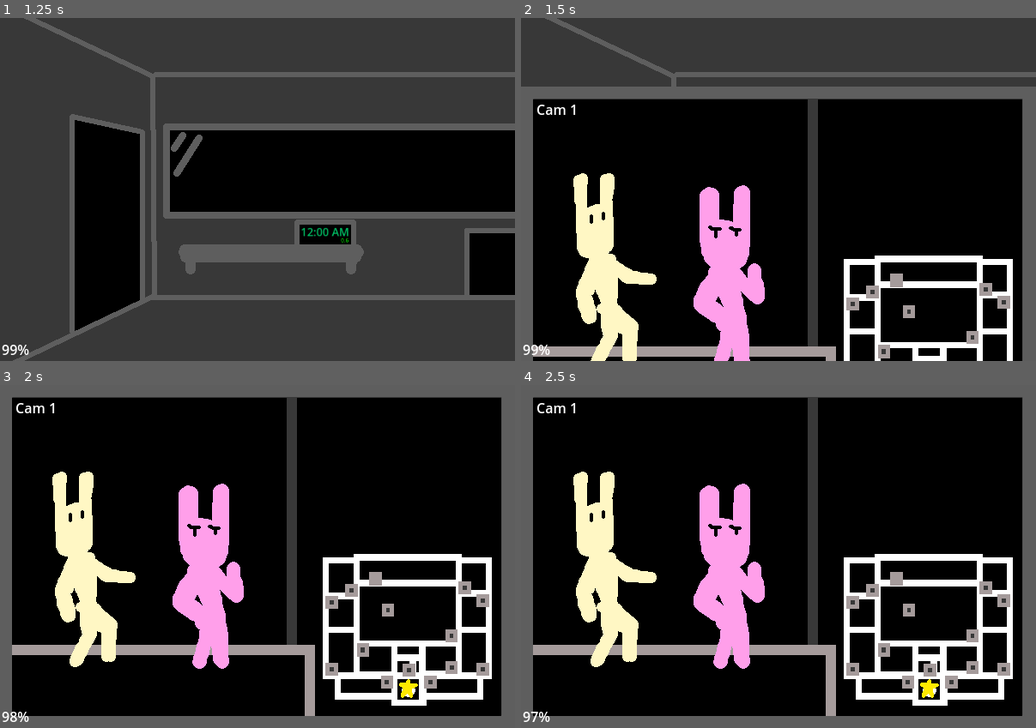
Above: before the commit, frames 1-4 (two rows, left to right).
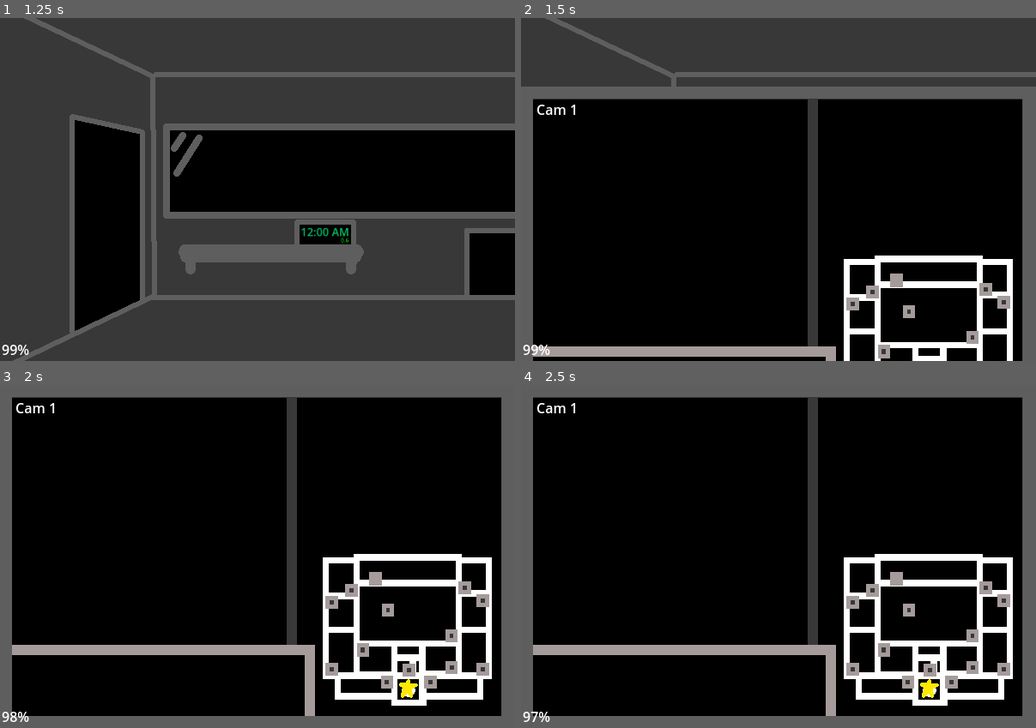
Above: after the commit, the same moments.

Repository: noahpace124/FNAFR
Game: Godot game, scene res://scenes/title.tscn
The game is run twice, just before and just after one commit, with the same random seed, the same clock (stepped at 60 frames per second) and the same inputs.
Inputs (mouse positions are in pixels of both pictures, inside the frame that each line leads up to):
- Up to frame 1 (1.25 s): click "Start" at 0.5 s
- Up to frame 2 (1.5 s): tap Enter at 1.25 s; move the mouse to (582, 189) at 1.27 s; hold D (RightDoor) from 1.28 s (still down); tap S (Cameras) at 1.35 s; click (582, 189) at 1.42 s
- Up to frame 3 (2 s): keep holding D (RightDoor)
- Up to frame 4 (2.5 s): move the mouse to (974, 556) at 2.02 s; release D (RightDoor) at 2.03 s; hold A (LeftDoor) from 2.03 s (still down); tap W (Vent) at 2.1 s; click (974, 556) at 2.17 s

Frame 1 is identical in both runs. In frame 2, 8.1% of the frame differs, in the area x 10-48%, y 45-100%; in frame 3, 8.3%, in the area x 10-48%, y 25-83%; in frame 4, 8.3%.

Commit message:
Fixed Giggly bug.

Diff:
--- a/scripts/enemyai.gd
+++ b/scripts/enemyai.gd
@@ -80,11 +80,9 @@
 
 func MoveCheck() -> void:
 	for enemy in enemies:
-		if enemy["Name"] in ["Sneaky", "Giggly"]:
+		if enemy["Name"] in ["Sneaky"]:
 			if enemy["Name"] == "Sneaky":
 				SneakyMove()
-			if enemy["Name"] == "Giggly":
-				GigglyMove()
 		else:
 			enemy["Wait"] += 0.1
 			if enemy["Wait"] >= enemy["Act"]:
@@ -95,6 +93,8 @@
 						SpringyMove()
 					elif enemy["Name"] == "Lovely":
 						LovelyMove()
+					elif enemy["Name"] == "Giggly":
+						GigglyMove()
 					elif enemy["Name"] == "Sleepy":
 						SleepyMove()
 				enemy["Wait"] = 0.0
@@ -366,39 +366,34 @@
 
 func GigglyMove():
 	var Giggly = GetEnemyByName("Giggly")
-	Giggly["Wait"] += 0.1
-	if Giggly["Wait"] >= Giggly["Act"]:
-		print("Giggly gets Impatient")
-		var num = rng.randi_range(1, 20)
-		if num <= Giggly["AI"]:
-			num = rng.randi_range(1, 5) #1/5
-			if num == 1:
-				print("Giggly Attacks")
-				Giggly["Attack"] = true
-				while Giggly["Attacking"]:
-					Giggly["Wait"] = 0.0
-					await get_tree().create_timer(0.1).timeout
-			else:
-				if Giggly["Side"] == "Right":
-					print("Giggly moves to Left Door")
-					Giggly["Side"] = "Left"
-					Giggly["Location"] = -1
-					Giggly["Move"] = true
-				else:
-					print("Giggly moves to Right Door")
-					Giggly["Side"] = "Right"
-					Giggly["Location"] = -1
-					Giggly["Move"] = true
-				while Giggly["Move"]:
-					Giggly["Wait"] = 0.0
-					await get_tree().create_timer(0.1).timeout
-		else:
+	var num = rng.randi_range(1, 5) #1/5
+	if num == 1:
+		print("Giggly Attacks")
+		Giggly["Attack"] = true
+		while Giggly["Attack"] or Giggly["Attacking"]:
 			Giggly["Wait"] = 0.0
+			await get_tree().create_timer(0.1).timeout
+	else:
+		if Giggly["Side"] == "Right":
+			print("Giggly moves to Left Door")
+			Giggly["Side"] = "Left"
+			Giggly["Location"] = -1
+			Giggly["Move"] = true
+			while Giggly["Move"]:
+				Giggly["Wait"] = 0.0
+				await get_tree().create_timer(0.1).timeout
+		else:
+			print("Giggly moves to Right Door")
+			Giggly["Side"] = "Right"
+			Giggly["Location"] = -1
+			Giggly["Move"] = true
+		while Giggly["Move"]:
+			Giggly["Wait"] = 0.0
+			await get_tree().create_timer(0.1).timeout
 
 func SleepyMove():
 	var Sleepy = GetEnemyByName("Sleepy")
 	while Sleepy["Location"] == -1:
-		print("Sleepy gets Impatient")
 		if Global.CamerasUp:
 			var cam = rng.randi_range(0, 14)
 			if Global.CameraView != cam:
--- a/scripts/global.gd
+++ b/scripts/global.gd
@@ -7,7 +7,7 @@
 
 var SPEED_CHANGE = 4
 
-var Hour = 22.0
+var Hour = 25.0
 
 var DoorLeftClosed = false
 var DoorRightClosed = false
--- a/scripts/night.gd
+++ b/scripts/night.gd
@@ -176,44 +176,44 @@
 				EnemyAI.Sleepy["Location"] = 18
 		#Giggly
 		if EnemyAI.Giggly["Attack"] and !EnemyAI.Giggly["Attacking"]:
+			EnemyAI.Giggly["Attacking"] = true
 			EnemyAI.Giggly["Attack"] = false
-			EnemyAI.Giggly["Attacking"] = true
 			var previous_location = EnemyAI.Giggly["Location"]
 			EnemyAI.Giggly["Location"] = -1
 			EnemySFX.stream = preload("res://assets/audio/GigglyAlert.wav")
 			EnemySFX.play()
-			await get_tree().create_timer(4.0).timeout
+			await get_tree().create_timer(5.0).timeout
 			if EnemyAI.Giggly["Side"] == "Left":
-				if !Global.DoorLeftClosed:
+				if Global.DoorLeftClosed and Global.DoorRightClosed:
+					Global.CurrentPower -= 5
+					EnemySFX.stream = preload("res://assets/audio/Thunk.wav")
+					EnemySFX.play()
+					EnemyAI.Giggly["Attacking"] = false
+					EnemyAI.Giggly["Location"] = previous_location
+				elif Global.DoorLeftClosed:
+					EnemySFX.stream = preload("res://assets/audio/Thunk.wav")
+					EnemySFX.play()
+					EnemyAI.Giggly["Attacking"] = false
+					EnemyAI.Giggly["Location"] = previous_location
+				else:
 					JumpscareTimer = 0.0
 					EnemyAI.Giggly["Location"] = 18
-				elif Global.DoorLeftClosed and Global.DoorRightClosed:
+			elif EnemyAI.Giggly["Side"] == "Right":
+				if Global.DoorLeftClosed and Global.DoorRightClosed:
 					Global.CurrentPower -= 5
 					EnemySFX.stream = preload("res://assets/audio/Thunk.wav")
 					EnemySFX.play()
 					EnemyAI.Giggly["Attacking"] = false
 					EnemyAI.Giggly["Location"] = previous_location
-				else:
+				elif Global.DoorRightClosed:
 					EnemySFX.stream = preload("res://assets/audio/Thunk.wav")
 					EnemySFX.play()
 					EnemyAI.Giggly["Attacking"] = false
 					EnemyAI.Giggly["Location"] = previous_location
-			elif EnemyAI.Giggly["Side"] == "Right":
-				if !Global.DoorRightClosed:
+				else:
 					JumpscareTimer = 0.0
 					EnemyAI.Giggly["Location"] = 18
-				elif Global.DoorLeftClosed and Global.DoorRightClosed:
-					Global.CurrentPower -= 5
-					EnemySFX.stream = preload("res://assets/audio/Thunk.wav")
-					EnemySFX.play()
-					EnemyAI.Giggly["Attacking"] = false
-					EnemyAI.Giggly["Location"] = previous_location
-				else:
-					EnemySFX.stream = preload("res://assets/audio/Thunk.wav")
-					EnemySFX.play()
-					EnemyAI.Giggly["Attacking"] = false
-					EnemyAI.Giggly["Location"] = previous_location
-		elif EnemyAI.Giggly["Move"] and !EnemyAI.Giggly["Attacking"]:
+		elif EnemyAI.Giggly["Move"]:
 			var giggly = Sprite2D.new()
 			var giggly_path = ""
 			if EnemyAI.Giggly["Tilt"] == false:
--- a/scripts/title.gd
+++ b/scripts/title.gd
@@ -14,9 +14,9 @@
 	EnemyAI.Springy["AI"] = 0
 	EnemyAI.Lovely["AI"] = 0
 	EnemyAI.Sneaky["AI"] = 0
-	EnemyAI.Giggly["AI"] = 14
-	EnemyAI.Sleepy["AI"] = 16
-	EnemyAI.enemies = [EnemyAI.Springy, EnemyAI.Lovely, EnemyAI.Sneaky, EnemyAI.Giggly, EnemyAI.Sleepy]
+	EnemyAI.Giggly["AI"] = 20
+	EnemyAI.Sleepy["AI"] = 0
+	EnemyAI.enemies = [EnemyAI.Giggly, EnemyAI.Sleepy]
 
 	# Start loading the scene
 	ResourceLoader.load_threaded_request(Global.next_scene)
